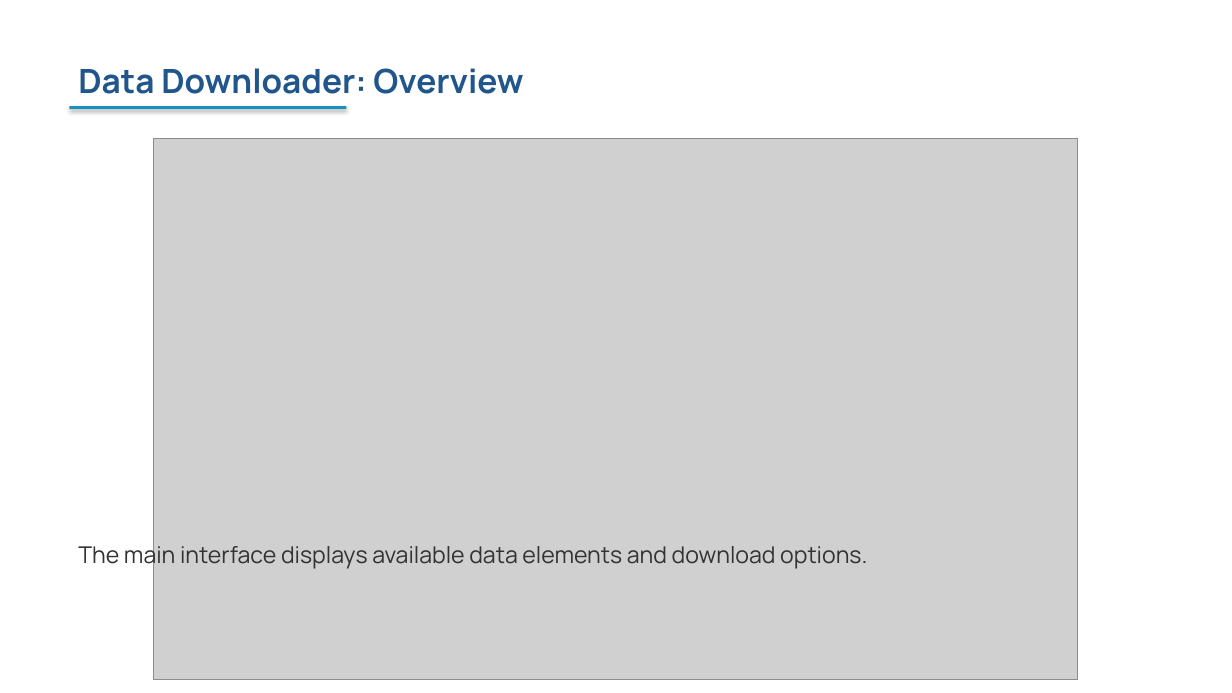
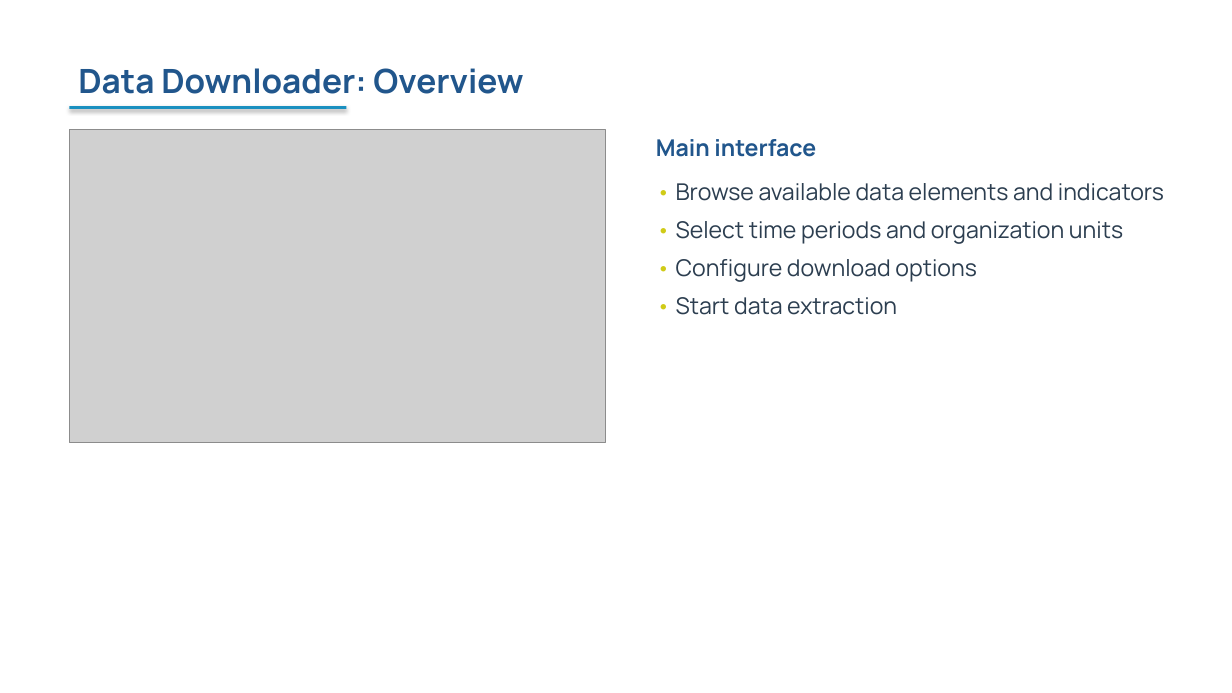
Before and after one commit to FASTR-Analytics/fastr-resource-hub, a slide deck: slide 23 of outputs/2026-zambia_deck.pptx. Drawn at 1232x693 pixels with LibreOffice and Linux fonts; fonts in the diff are those of the drawing; grey boxes stand for pictures. Boxes give left, top, right and bottom in pixels: in the first picture for what was removed or moved away, otherwise in the second. Text is boxed around its words. In the diff, an @@ line names an element or a change of style, - is before the commit and + after.

```diff
--- a/outputs/2026-zambia_deck.pptx
+++ b/outputs/2026-zambia_deck.pptx
@@ picture: place and size @@
-picture at <box>154,139,1079,679</box>
+picture at <box>69,129,605,443</box>
@@ text at <box>656,139,1164,315</box>: text changed; text colour #333333 to #2C3E50 @@
-The main interface displays available data elements and download options.
+Main interface
+• Browse available data elements and indicators
+• Select time periods and organization units
+• Configure download options
+• Start data extraction
```
Also in this commit, not shown: 34 other slides changed, 1 slide added, 1 slide removed, 38 other files.
